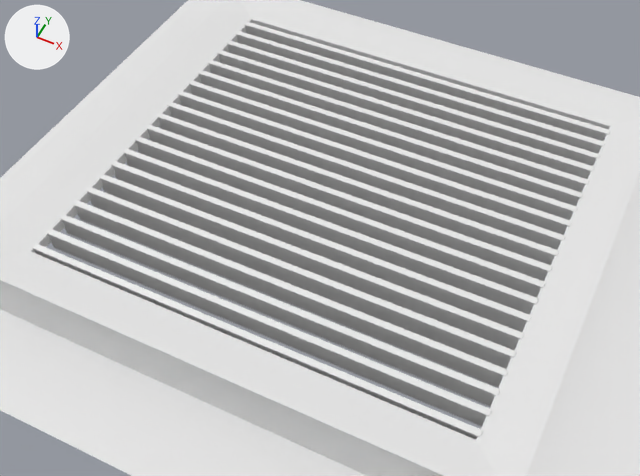
Before and after pictures for a commit that changed the glTF model codepen/gltf/place.gltf.
Both versions are drawn from a camera (50 mm lens) standing at (1.11, -2.4, 2.85) and looking at (-0.01, -0.16, 0.05). Lighting does not change. The marker at upper left points along +X, +Y and +Z. Where no turn or scale is listed for an object, it has been applied to the vertices. Vertices at the same position are counted once.

In view in the first picture: 'Plane', 'morph'.
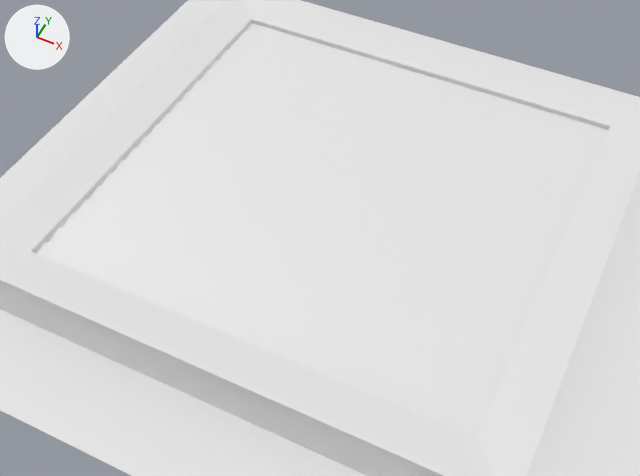
Diff of the bpy script that builds the scene:
```diff
--- a/codepen/gltf/place.gltf.py
+++ b/codepen/gltf/place.gltf.py
@@ me_cube_003 @@
-me_cube_003.from_pydata(...)  # 160 vertices, 240 faces; spans x -0.88..0.97, y -0.02..1.69, z -0.05..0.06
+me_cube_003.from_pydata(...)  # 160 vertices, 240 faces; spans x -0.88..0.97, y -0.06..1.73, z -0.02..0.02
+# me_cube_003 part 1: the loose piece of 8 vertices spanning x -0.88..0.97, y -0.02..0.02, z -0.05..0.06 is rebuilt with 8 vertices and now spans x -0.88..0.97, y -0.06..0.06, z -0.02..0.02
+# me_cube_003 part 2: the loose piece of 8 vertices spanning x -0.88..0.97, y 1.39..1.43, z -0.05..0.06 is rebuilt with 8 vertices and now spans x -0.88..0.97, y 1.35..1.47, z -0.02..0.02
+# me_cube_003 part 3: the loose piece of 8 vertices spanning x -0.88..0.97, y 0.07..0.11, z -0.05..0.06 is rebuilt with 8 vertices and now spans x -0.88..0.97, y 0.03..0.14, z -0.02..0.02
+# me_cube_003 part 4: the loose piece of 8 vertices spanning x -0.88..0.97, y 1.48..1.52, z -0.05..0.06 is rebuilt with 8 vertices and now spans x -0.88..0.97, y 1.44..1.55, z -0.02..0.02
+# me_cube_003 part 5: the loose piece of 8 vertices spanning x -0.88..0.97, y 0.16..0.2, z -0.05..0.06 is rebuilt with 8 vertices and now spans x -0.88..0.97, y 0.12..0.23, z -0.02..0.02
+# me_cube_003 part 6: the loose piece of 8 vertices spanning x -0.88..0.97, y 1.57..1.6, z -0.05..0.06 is rebuilt with 8 vertices and now spans x -0.88..0.97, y 1.53..1.64, z -0.02..0.02
+# me_cube_003 part 7: the loose piece of 8 vertices spanning x -0.88..0.97, y 0.24..0.28, z -0.05..0.06 is rebuilt with 8 vertices and now spans x -0.88..0.97, y 0.21..0.32, z -0.02..0.02
+# me_cube_003 part 8: the loose piece of 8 vertices spanning x -0.88..0.97, y 1.65..1.69, z -0.05..0.06 is rebuilt with 8 vertices and now spans x -0.88..0.97, y 1.62..1.73, z -0.02..0.02
+# me_cube_003 part 9: the loose piece of 8 vertices spanning x -0.88..0.97, y 0.33..0.37, z -0.05..0.06 is rebuilt with 8 vertices and now spans x -0.88..0.97, y 0.3..0.41, z -0.02..0.02
+# me_cube_003 part 10: the loose piece of 8 vertices spanning x -0.88..0.97, y 0.42..0.46, z -0.05..0.06 is rebuilt with 8 vertices and now spans x -0.88..0.97, y 0.38..0.5, z -0.02..0.02
+# me_cube_003 part 11: the loose piece of 8 vertices spanning x -0.88..0.97, y 0.51..0.55, z -0.05..0.06 is rebuilt with 8 vertices and now spans x -0.88..0.97, y 0.47..0.58, z -0.02..0.02
+# me_cube_003 part 12: the loose piece of 8 vertices spanning x -0.88..0.97, y 0.6..0.64, z -0.05..0.06 is rebuilt with 8 vertices and now spans x -0.88..0.97, y 0.56..0.67, z -0.02..0.02
+# me_cube_003 part 13: the loose piece of 8 vertices spanning x -0.88..0.97, y 0.68..0.72, z -0.05..0.06 is rebuilt with 8 vertices and now spans x -0.88..0.97, y 0.65..0.76, z -0.02..0.02
+# me_cube_003 part 14: the loose piece of 8 vertices spanning x -0.88..0.97, y 0.77..0.81, z -0.05..0.06 is rebuilt with 8 vertices and now spans x -0.88..0.97, y 0.74..0.85, z -0.02..0.02
+# me_cube_003 part 15: the loose piece of 8 vertices spanning x -0.88..0.97, y 0.86..0.9, z -0.05..0.06 is rebuilt with 8 vertices and now spans x -0.88..0.97, y 0.83..0.94, z -0.02..0.02
+# me_cube_003 part 16: the loose piece of 8 vertices spanning x -0.88..0.97, y 0.95..0.99, z -0.05..0.06 is rebuilt with 8 vertices and now spans x -0.88..0.97, y 0.91..1.03, z -0.02..0.02
+# me_cube_003 part 17: the loose piece of 8 vertices spanning x -0.88..0.97, y 1.04..1.08, z -0.05..0.06 is rebuilt with 8 vertices and now spans x -0.88..0.97, y 1.0..1.11, z -0.02..0.02
+# me_cube_003 part 18: the loose piece of 8 vertices spanning x -0.88..0.97, y 1.12..1.16, z -0.05..0.06 is rebuilt with 8 vertices and now spans x -0.88..0.97, y 1.09..1.2, z -0.02..0.02
+# me_cube_003 part 19: the loose piece of 8 vertices spanning x -0.88..0.97, y 1.21..1.25, z -0.05..0.06 is rebuilt with 8 vertices and now spans x -0.88..0.97, y 1.18..1.29, z -0.02..0.02
+# me_cube_003 part 20: the loose piece of 8 vertices spanning x -0.88..0.97, y 1.3..1.34, z -0.05..0.06 is rebuilt with 8 vertices and now spans x -0.88..0.97, y 1.27..1.38, z -0.02..0.02
```

Boxes [x1, y1, x2, y2] around the edits, measured in the pictures (640 x 476 px):
'morph', reshaped
    before: [32, 21, 610, 440]
    after: [37, 23, 608, 440]
part 1 of me_cube_003, rebuilt
    before: [32, 243, 483, 440]
    after: [37, 242, 483, 440]
part 2 of me_cube_003, rebuilt
    before: [217, 50, 595, 179]
    after: [219, 50, 593, 178]
part 3 of me_cube_003, rebuilt
    before: [46, 228, 492, 427]
    after: [48, 227, 492, 423]
part 4 of me_cube_003, rebuilt
    before: [226, 40, 600, 166]
    after: [228, 41, 598, 165]
part 5 of me_cube_003, rebuilt
    before: [60, 214, 500, 407]
    after: [62, 213, 500, 403]
part 6 of me_cube_003, rebuilt
    before: [236, 31, 605, 153]
    after: [237, 32, 604, 153]
part 7 of me_cube_003, rebuilt
    before: [73, 200, 508, 388]
    after: [75, 199, 508, 383]
part 8 of me_cube_003, rebuilt
    before: [244, 21, 610, 141]
    after: [246, 23, 608, 141]
part 9 of me_cube_003, rebuilt
    before: [86, 186, 516, 369]
    after: [89, 186, 516, 364]
part 10 of me_cube_003, rebuilt
    before: [99, 174, 524, 350]
    after: [101, 173, 523, 346]
part 11 of me_cube_003, rebuilt
    before: [111, 161, 531, 332]
    after: [113, 160, 531, 329]
part 12 of me_cube_003, rebuilt
    before: [123, 148, 539, 315]
    after: [125, 148, 538, 311]
part 13 of me_cube_003, rebuilt
    before: [135, 136, 546, 298]
    after: [137, 136, 545, 295]
part 14 of me_cube_003, rebuilt
    before: [146, 124, 552, 281]
    after: [148, 124, 552, 278]
part 15 of me_cube_003, rebuilt
    before: [157, 113, 559, 265]
    after: [159, 113, 558, 263]
part 16 of me_cube_003, rebuilt
    before: [167, 102, 565, 250]
    after: [169, 102, 564, 248]
part 17 of me_cube_003, rebuilt
    before: [178, 91, 572, 235]
    after: [180, 91, 570, 233]
part 18 of me_cube_003, rebuilt
    before: [188, 80, 578, 220]
    after: [190, 80, 576, 219]
part 19 of me_cube_003, rebuilt
    before: [198, 70, 583, 206]
    after: [200, 70, 582, 205]
part 20 of me_cube_003, rebuilt
    before: [208, 60, 589, 193]
    after: [210, 60, 588, 191]
